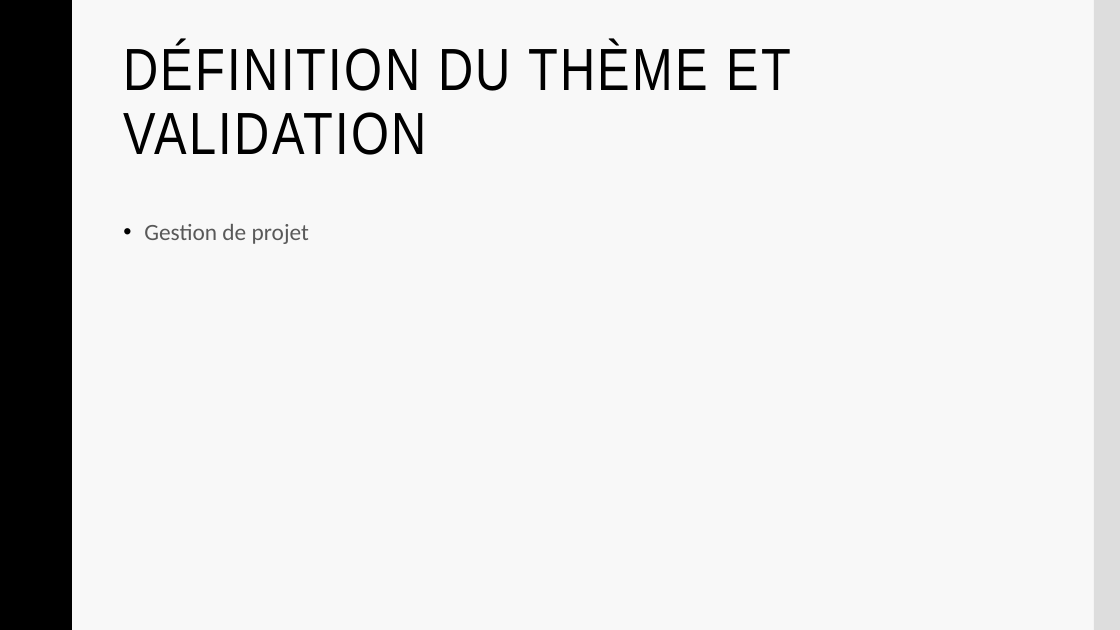
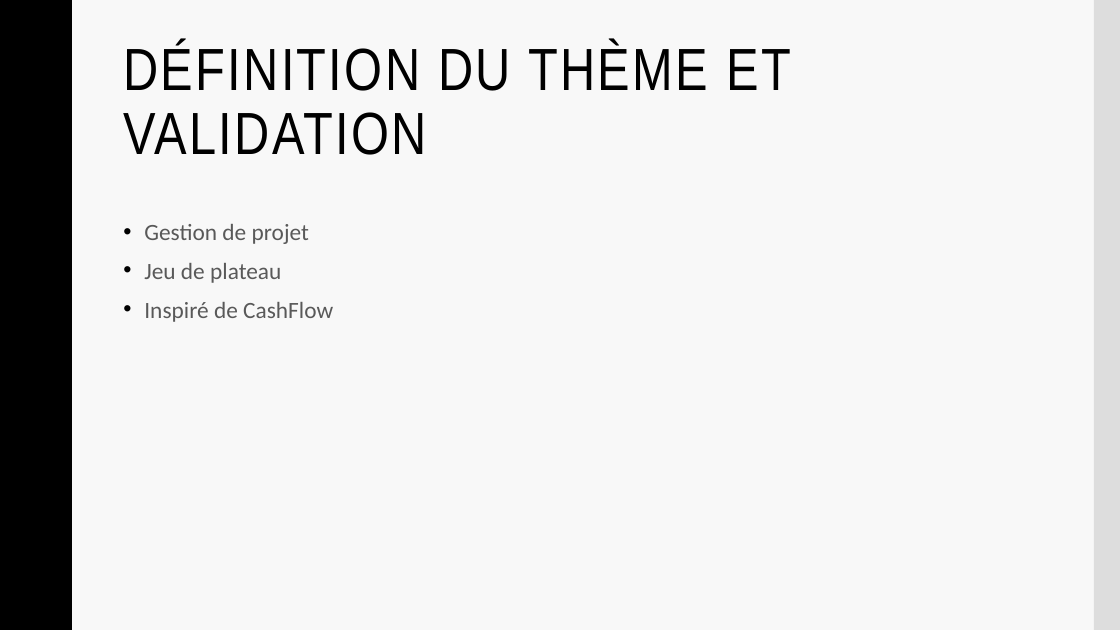
Before and after one commit to Frizzbii/Serious-Game-MMI, a slide deck: slide 10 of presentation.pptx. Drawn at 1120x630 pixels with LibreOffice and Linux fonts; fonts in the diff are those of the drawing; background and template pictures are left out. Boxes give left, top, right and bottom in pixels: in the first picture for what was removed or moved away, otherwise in the second. Text is boxed around its words. In the diff, an @@ line names an element or a change of style, - is before the commit and + after.

```diff
--- a/presentation.pptx
+++ b/presentation.pptx
@@ text at [144, 263, 333, 322]: paragraphs added @@
+• Jeu de plateau
+• Inspiré de CashFlow
```
Also in this commit, not shown: 1 other slide changed.
